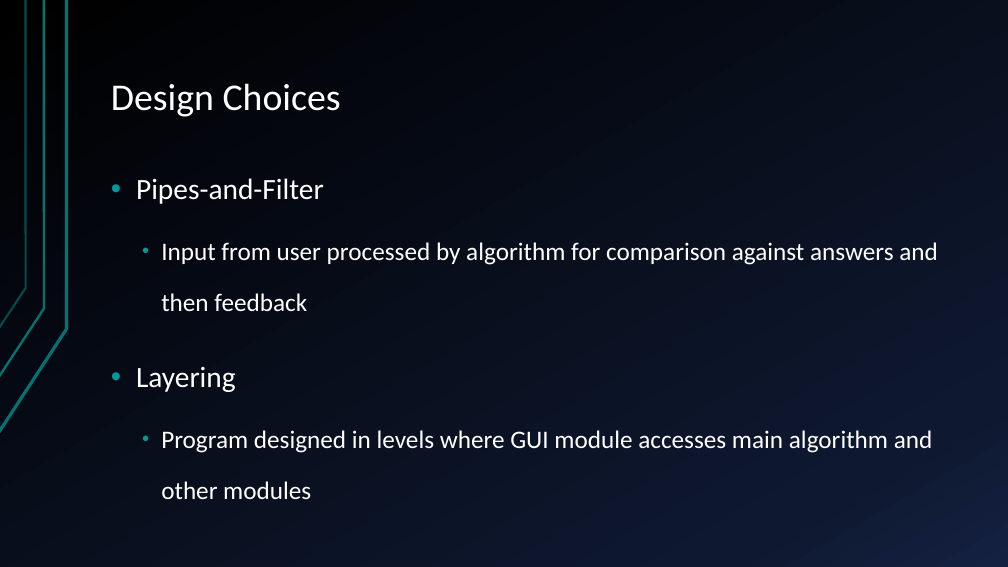
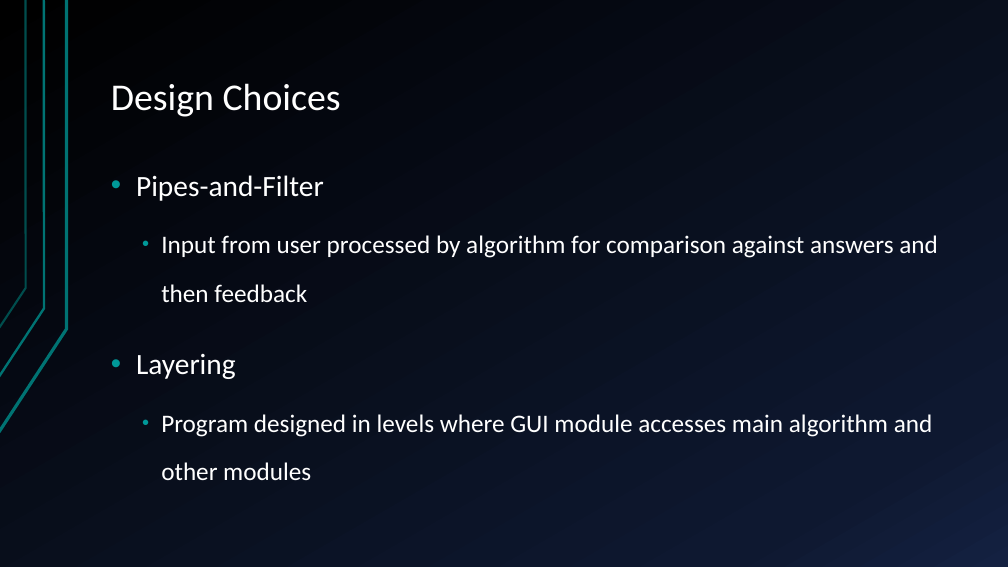
Before and after one commit to Jared-Peterson/TeamRepo, a slide deck: slide 4 of Documents/Architectural Presentation.pptx. Drawn at 1008x567 pixels with LibreOffice and Linux fonts; fonts in the diff are those of the drawing. Boxes give left, top, right and bottom in pixels: in the first picture for what was removed or moved away, otherwise in the second. Text is boxed around its words. In the diff, an @@ line names an element or a change of style, - is before the commit and + after.

```diff
--- a/Documents/Architectural Presentation.pptx
+++ b/Documents/Architectural Presentation.pptx
@@ text "Pipes-and-Filter" at [136, 175, 938, 480]: line spacing 1.7 to 1.6 @@
```
Also in this commit, not shown: 1 other slide changed, 1 other file.
